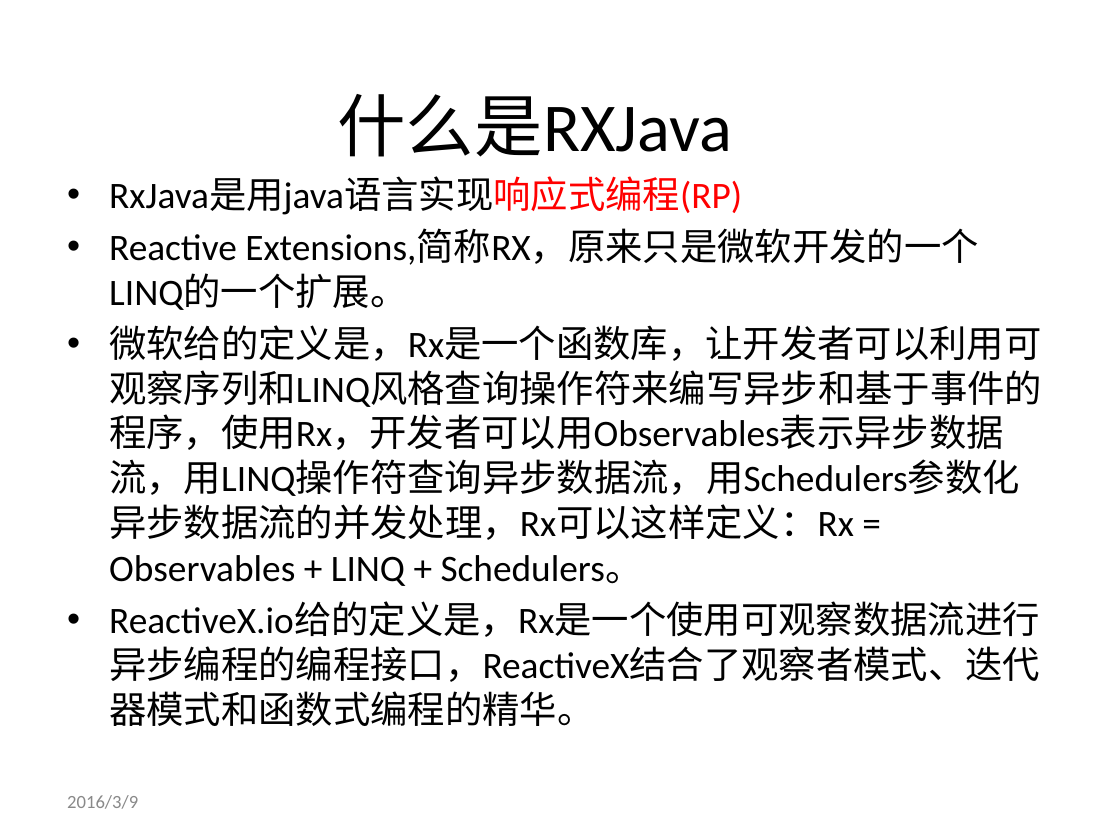
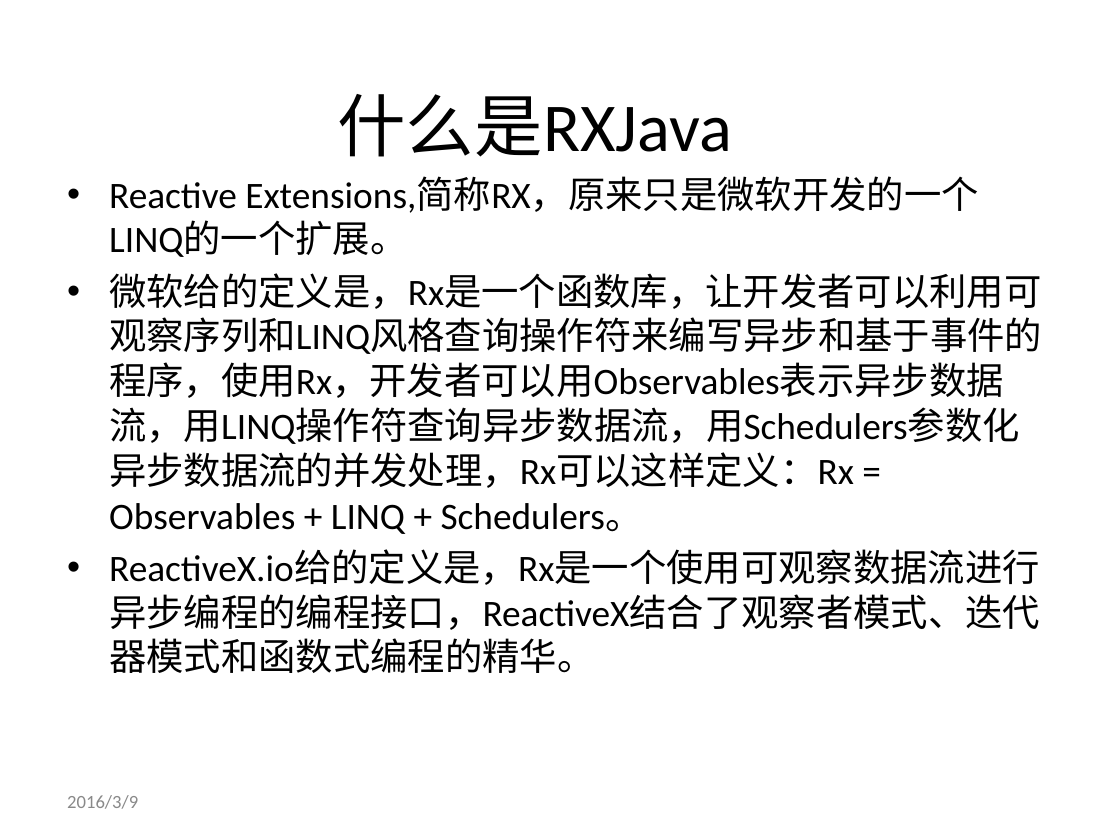
Before and after one commit to genglei-cuan/Study, a slide deck: slide 8 of notes/rxjava/RxJava简介.pptx. Drawn at 1120x840 pixels with LibreOffice and Linux fonts; fonts in the diff are those of the drawing; background and template pictures are left out. Boxes give left, top, right and bottom in pixels: in the first picture for what was removed or moved away, otherwise in the second. Text is boxed around its words. In the diff, an @@ line names an element or a change of style, - is before the commit and + after.

```diff
--- a/notes/rxjava/RxJava简介.pptx
+++ b/notes/rxjava/RxJava简介.pptx
@@ text at (109,177,742,215): paragraph removed @@
-• RxJava是用java语言实现响应式编程(RP)
```
Also in this commit, not shown: 3 other slides changed.
